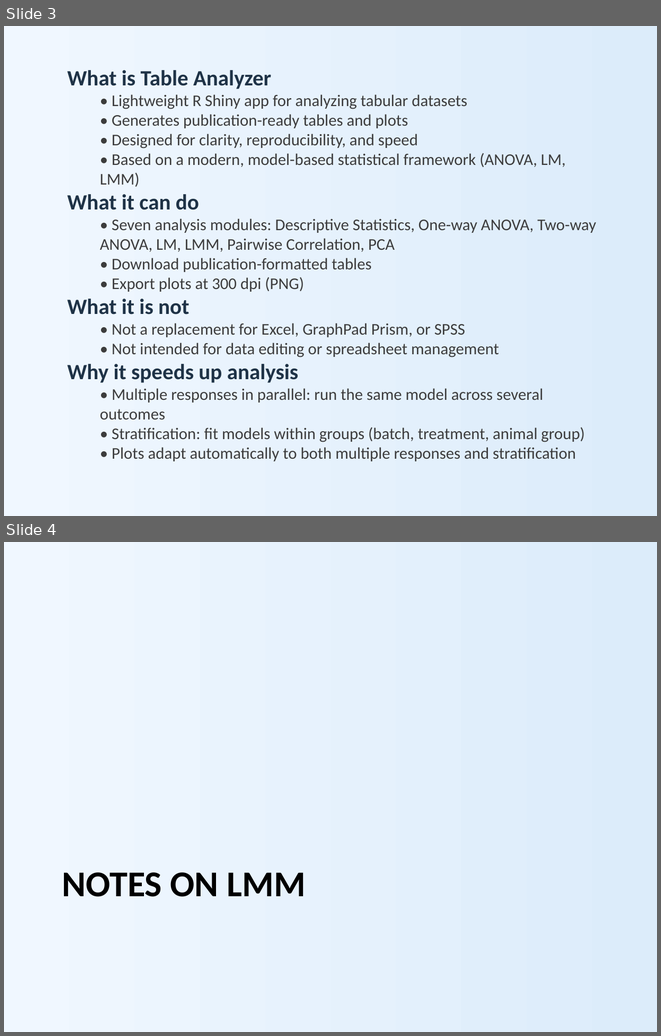
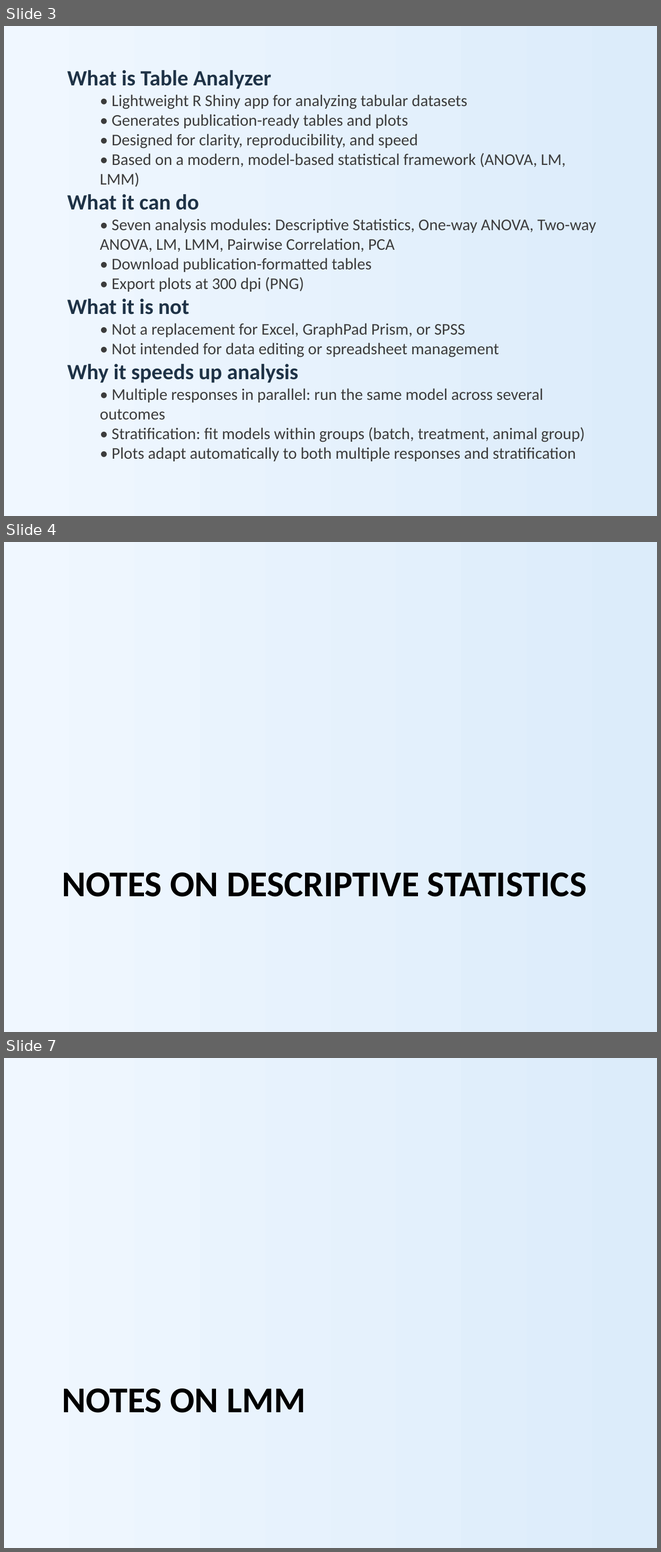
Before and after one commit to nicola-palmieri/TableAnalyzer, a slide deck: presentations/Table_Analyzer_Overview.pptx. Shown one above the other, each under a label of ours: slides 3 and 4 before the commit, slides 3, 4 and 7 after it; the slides between them are not shown. The pictures are 661x1036 and 661x1552 pixels, drawn with LibreOffice and Linux fonts; fonts in the diff are those of the drawing. Boxes give left, top, right and bottom in pixels: in the first picture for what was removed or moved away, otherwise in the second. Text is boxed around its words. In the diff, an @@ line names an element or a change of style, - is before the commit and + after.

```diff
--- a/presentations/Table_Analyzer_Overview.pptx
+++ b/presentations/Table_Analyzer_Overview.pptx
@@ slide 4 added at bbox=[4, 542, 657, 1032], background gradient #F0F7FF to #DCECFA @@
@@ title added at bbox=[62, 872, 587, 897], 40 pt, text #000000, bold @@
+NOTES ON DESCRIPTIVE STATISTICS
@@ what was slide 4 is now slide 7 @@
```
Also in this commit, not shown: 2 slides changed, 3 other slides added, 6 other files.
